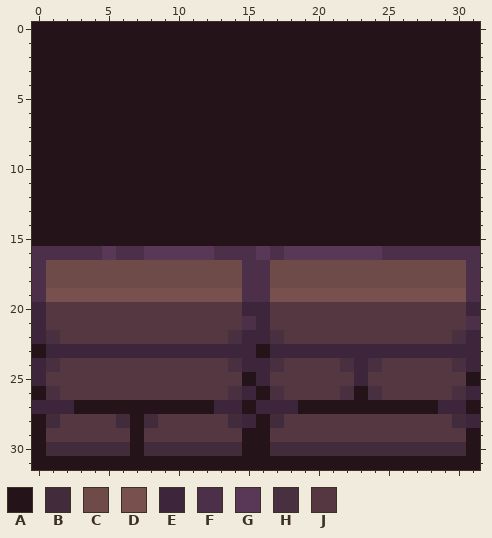
Pixel-art sprite, stored at RogueLike/Content/Graphic/Environment/wall.png. The picture above was drawn from the file before the commit.
The file is 32x32 pixels. Colours within 5 levels of each other are drawn and written as one.
Palette (. is transparent): A #25131a  B #422c3b  C #6e4a48  D #78514f  E #3d253b  F #4c2f49  G #593756  H #483040  J #543740
Pixels before, first column x 0:
 0 AAAAAAAAAAAAAAAAAAAAAAAAAAAAAAAA
 1 AAAAAAAAAAAAAAAAAAAAAAAAAAAAAAAA
 2 AAAAAAAAAAAAAAAAAAAAAAAAAAAAAAAA
 3 AAAAAAAAAAAAAAAAAAAAAAAAAAAAAAAA
 4 AAAAAAAAAAAAAAAAAAAAAAAAAAAAAAAA
 5 AAAAAAAAAAAAAAAAAAAAAAAAAAAAAAAA
 6 AAAAAAAAAAAAAAAAAAAAAAAAAAAAAAAA
 7 AAAAAAAAAAAAAAAAAAAAAAAAAAAAAAAA
 8 AAAAAAAAAAAAAAAAAAAAAAAAAAAAAAAA
 9 AAAAAAAAAAAAAAAAAAAAAAAAAAAAAAAA
10 AAAAAAAAAAAAAAAAAAAAAAAAAAAAAAAA
11 AAAAAAAAAAAAAAAAAAAAAAAAAAAAAAAA
12 AAAAAAAAAAAAAAAAAAAAAAAAAAAAAAAA
13 AAAAAAAAAAAAAAAAAAAAAAAAAAAAAAAA
14 AAAAAAAAAAAAAAAAAAAAAAAAAAAAAAAA
15 AAAAAAAAAAAAAAAAAAAAAAAAAAAAAAAA
16 FFFFFGFFGGGGGFFFGFGGGGGGGFFFFFFF
17 FCCCCCCCCCCCCCCFFCCCCCCCCCCCCCCF
18 FCCCCCCCCCCCCCCFFCCCCCCCCCCCCCCF
19 FDDDDDDDDDDDDDDFFDDDDDDDDDDDDDDF
20 EJJJJJJJJJJJJJJEEJJJJJJJJJJJJJJE
21 EJJJJJJJJJJJJJJFEJJJJJJJJJJJJJJF
22 EHJJJJJJJJJJJJHEEHJJJJJJJJJJJJHE
23 AEEEEEEEEEEEEEEEAEEEEEEEEEEEEEEE
24 EHJJJJJJJJJJJJHEEHJJJJHEHJJJJJHE
25 EJJJJJJJJJJJJJJAEJJJJJJEJJJJJJJA
26 AHJJJJJJJJJJJJHEAHJJJJHAHJJJJJHE
27 EEEAAAAAAAAAAEEAEEEAAAAAAAAAAEEA
28 ABJJJJBABJJJJJBEABJJJJJJJJJJJJBE
29 AJJJJJJAJJJJJJJAAJJJJJJJJJJJJJJA
30 ABBBBBBABBBBBBBAABBBBBBBBBBBBBBA
31 AAAAAAAAAAAAAAAAAAAAAAAAAAAAAAAA
And afterwards:
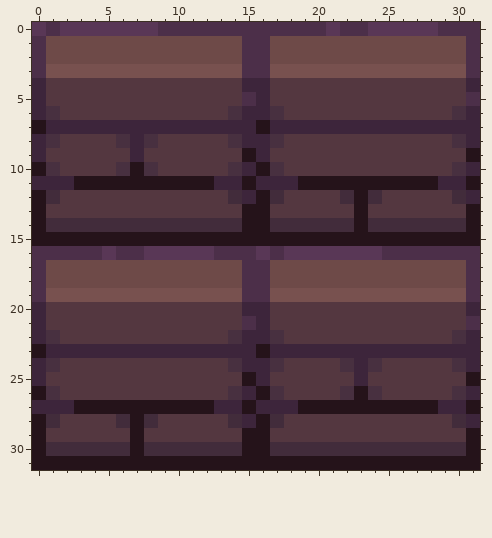
Difference:
The edit turns colour A into colour B in row 12 at x 1, 14, 17, 22, 24 and 30; in row 14 at x 1 to 14, 17 to 22 and 24 to 30.
The edit turns colour A into colour C in rows 1 to 2 at x 1 to 14 and 17 to 30.
The edit turns colour A into colour D in row 3 at x 1 to 14 and 17 to 30.
The edit turns colour A into colour E in row 4 at x 0, 15 to 16 and 31; in row 5 at x 0 and 16; in row 6 at x 0, 15 to 16 and 31; in row 7 at x 1 to 15 and 17 to 31; in row 8 at x 0, 7, 15 to 16 and 31; in row 9 at x 0, 7 and 16.
The edit turns colour A into colour E in row 10 at x 15 and 31; in row 11 at x 0 to 2, 13 to 14, 16 to 18 and 29 to 30; in row 12 at x 15 and 31.
The edit turns colour A into colour F in row 0 at x 1, 9 to 20, 22 to 23 and 29 to 31; in rows 1 to 3 at x 0, 15 to 16 and 31; in row 5 at x 15 and 31.
The edit turns colour A into colour G in row 0 at x 0, 2 to 8, 21 and 24 to 28.
The edit turns colour A into colour H in row 6 at x 1, 14, 17 and 30; in row 8 at x 1, 6, 8, 14, 17 and 30; in row 10 at x 1, 6, 8, 14, 17 and 30.
The edit turns colour A into colour J in rows 4 to 5 at x 1 to 14 and 17 to 30; in row 6 at x 2 to 13 and 18 to 29; in row 8 at x 2 to 5, 9 to 13 and 18 to 29; in row 9 at x 1 to 6, 8 to 14 and 17 to 30; in row 10 at x 2 to 5, 9 to 13 and 18 to 29; in row 12 at x 2 to 13, 18 to 21 and 25 to 29.
The edit turns colour A into colour J in row 13 at x 1 to 14, 17 to 22 and 24 to 30.
Where, in picture pixels (left, top, right, bottom), the same in both pictures:
changed: (32, 22, 480, 232)
